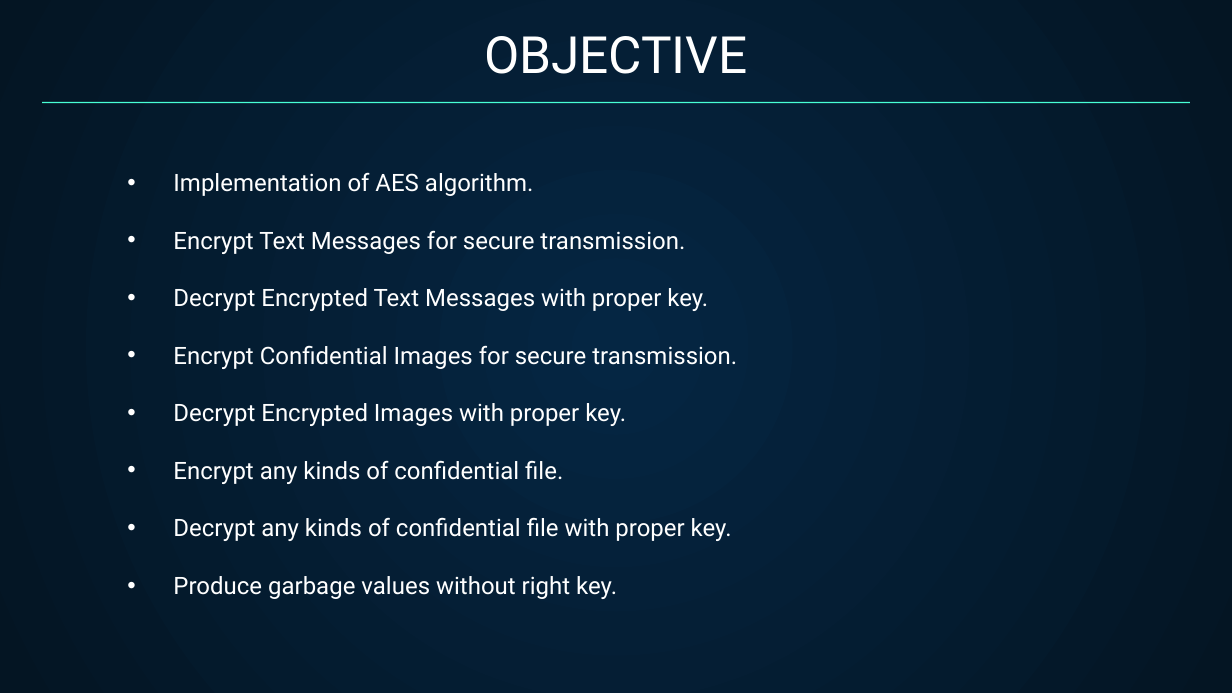
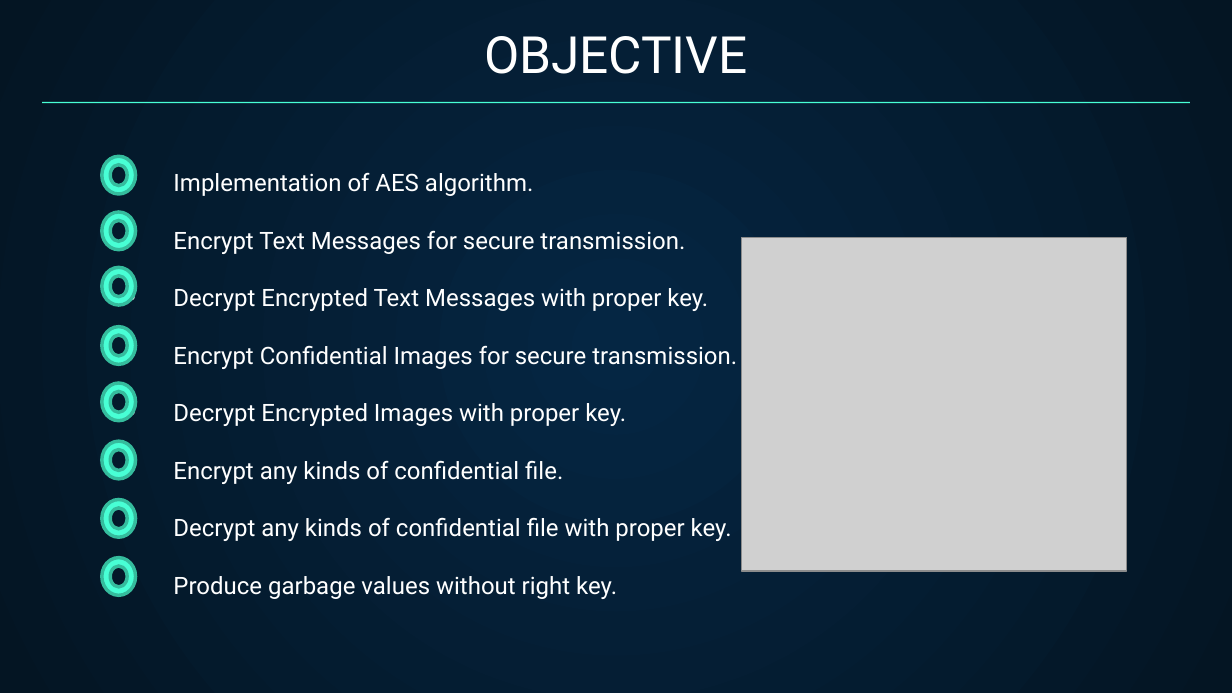
Before and after one commit to Tarequl-islam/Data-Encryption-using-AES, a slide deck: slide 3 of AES Project Presentation.pptx. Drawn at 1232x693 pixels with LibreOffice and Linux fonts; fonts in the diff are those of the drawing; grey boxes stand for pictures. Boxes give left, top, right and bottom in pixels: in the first picture for what was removed or moved away, otherwise in the second. Text is boxed around its words. In the diff, an @@ line names an element or a change of style, - is before the commit and + after.

Commit message:
presentation uploaded

```diff
--- a/AES Project Presentation.pptx
+++ b/AES Project Presentation.pptx
@@ donut added at (x1=102, y1=156, x2=136, y2=195), fill #48FFD5, outline #35BD9E 2 pt @@
@@ donut added at (x1=102, y1=212, x2=136, y2=250), fill #48FFD5, outline #35BD9E 2 pt @@
@@ picture added at (x1=742, y1=238, x2=1126, y2=572) @@
@@ donut added at (x1=102, y1=267, x2=136, y2=306), fill #48FFD5, outline #35BD9E 2 pt @@
@@ donut added at (x1=102, y1=326, x2=136, y2=365), fill #48FFD5, outline #35BD9E 2 pt @@
@@ donut added at (x1=102, y1=383, x2=136, y2=421), fill #48FFD5, outline #35BD9E 2 pt @@
@@ donut added at (x1=102, y1=441, x2=136, y2=479), fill #48FFD5, outline #35BD9E 2 pt @@
@@ donut added at (x1=102, y1=499, x2=136, y2=537), fill #48FFD5, outline #35BD9E 2 pt @@
@@ donut added at (x1=102, y1=558, x2=136, y2=596), fill #48FFD5, outline #35BD9E 2 pt @@
```
Also in this commit, not shown: 5 other slides changed, 1 slide added.
